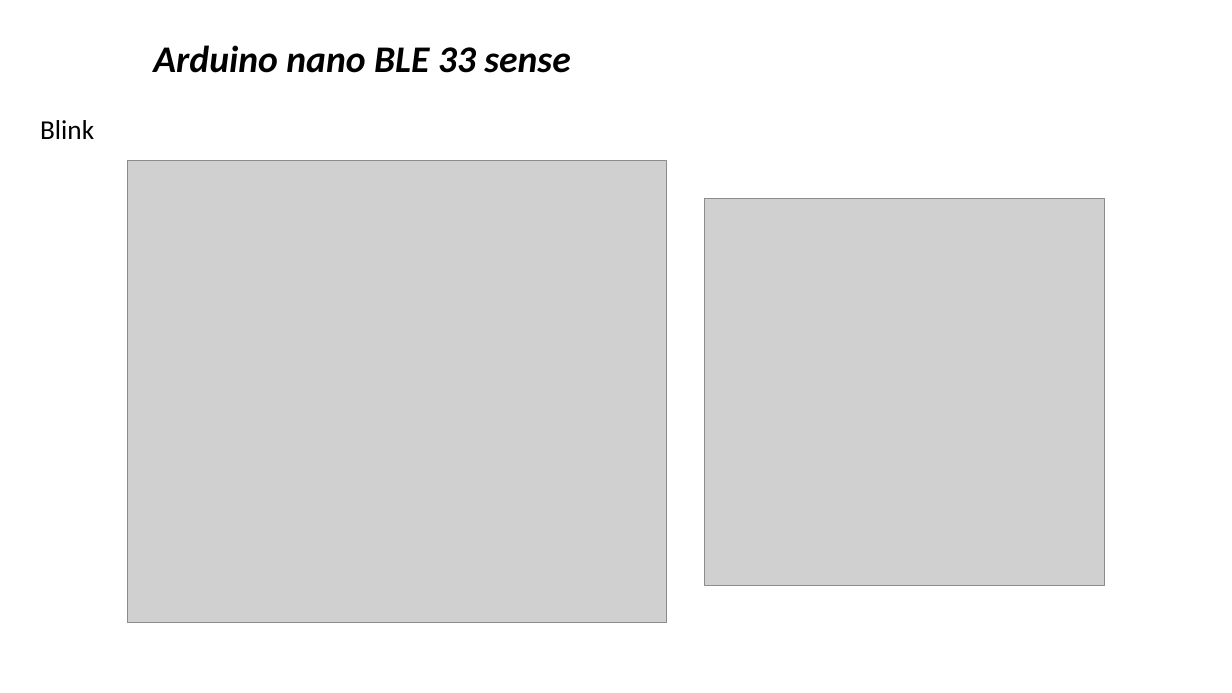
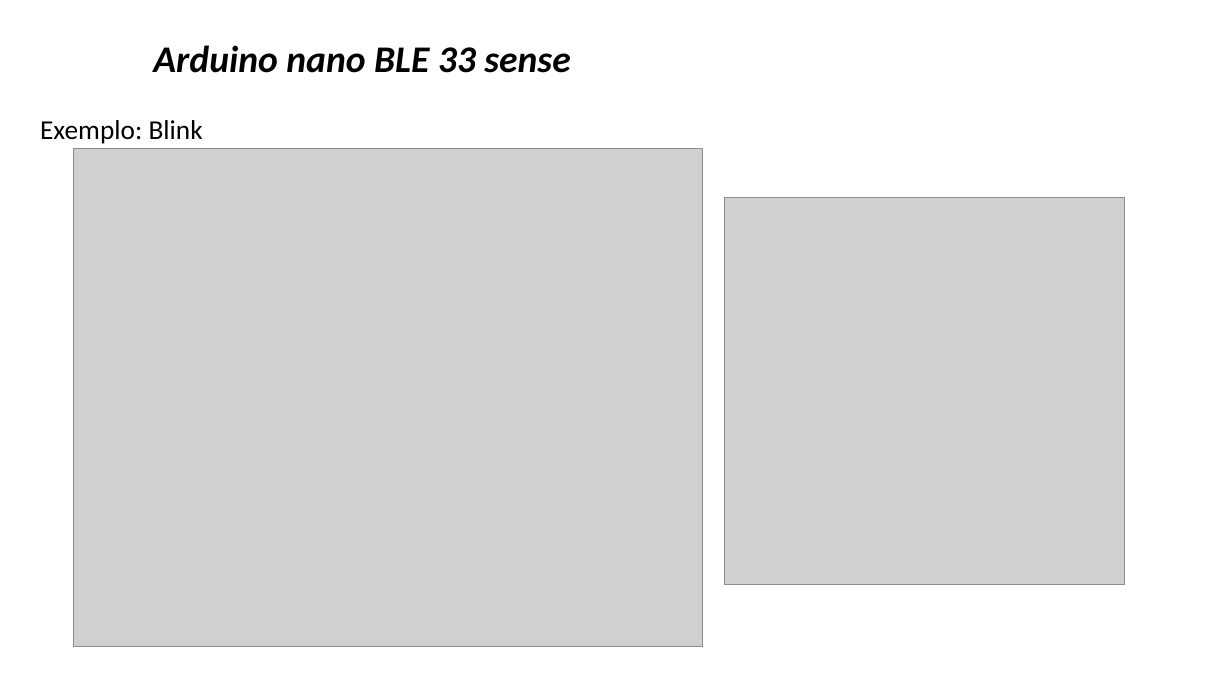
Before and after one commit to zz4fap/tp557-iot-ml, a slide deck: slide 10 of slides/TP557_14b_introducao_arduinoble.pptx (slide 8 before the commit). Drawn at 1232x693 pixels with LibreOffice and Linux fonts; fonts in the diff are those of the drawing; grey boxes stand for pictures; background and template pictures are left out. Boxes give left, top, right and bottom in pixels: in the first picture for what was removed or moved away, otherwise in the second. Text is boxed around its words. In the diff, an @@ line names an element or a change of style, - is before the commit and + after.

```diff
--- a/slides/TP557_14b_introducao_arduinoble.pptx
+++ b/slides/TP557_14b_introducao_arduinoble.pptx
@@ text at (40,120,203,144): text changed @@
-Blink
+Exemplo: Blink
@@ picture: place and size @@
-picture at (127,161,666,622)
+picture at (74,149,703,647)
@@ picture: place and size @@
-picture at (705,198,1105,585)
+picture at (725,197,1125,584)
```
Also in this commit, not shown: 2 other slides changed, 7 slides added, 1 other file.
